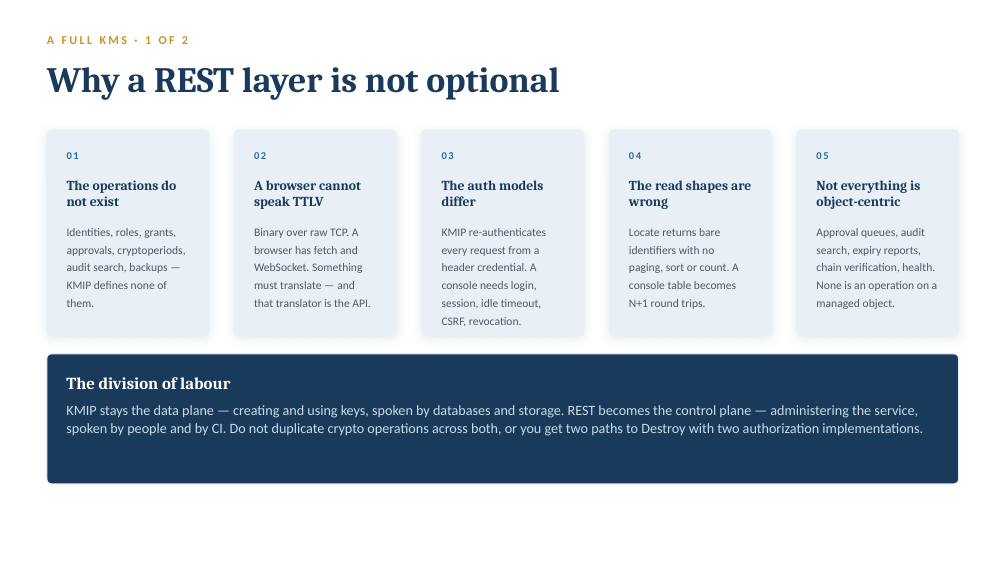
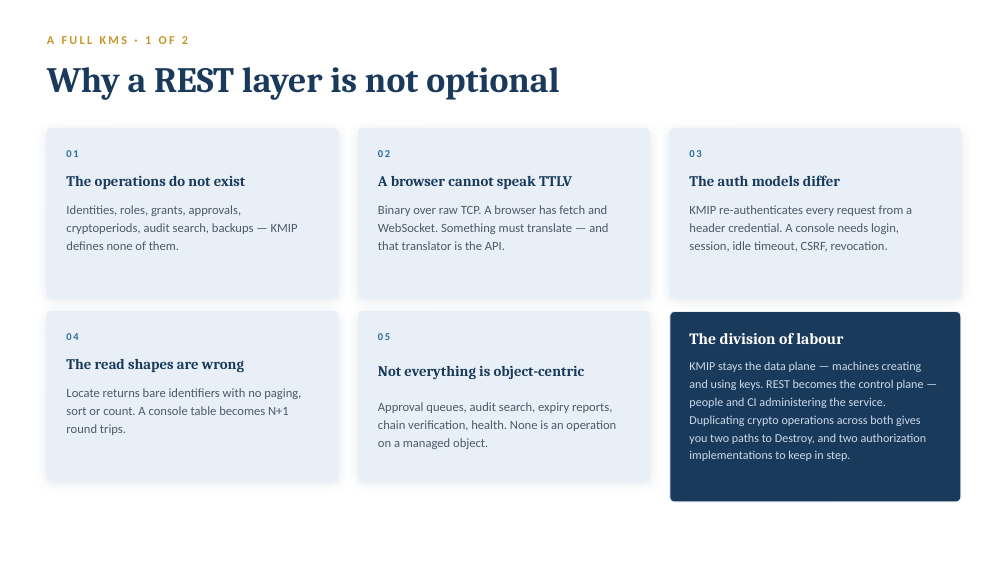
Before and after one commit to Gaillotte/Noida, a slide deck: slide 8 of KMIP_PKCS11_Overview_Deck.pptx. Drawn at 1008x567 pixels with LibreOffice and Linux fonts; fonts in the diff are those of the drawing. Boxes give left, top, right and bottom in pixels: in the first picture for what was removed or moved away, otherwise in the second. Text is boxed around its words. In the diff, an @@ line names an element or a change of style, - is before the commit and + after.

```diff
--- a/KMIP_PKCS11_Overview_Deck.pptx
+++ b/KMIP_PKCS11_Overview_Deck.pptx
@@ rounded rectangle: place and size @@
-rounded rectangle at (47, 130, 209, 336)
+rounded rectangle at (47, 129, 338, 298)
@@ rounded rectangle: place and size @@
-rounded rectangle at (234, 130, 396, 336)
+rounded rectangle at (358, 129, 650, 298)
@@ text "02": place and size @@
-text "02" at (254, 152, 266, 159)
+text "02" at (378, 150, 390, 157)
@@ rounded rectangle: place and size @@
-rounded rectangle at (422, 130, 584, 336)
+rounded rectangle at (670, 129, 961, 298)
@@ text "03": place and size @@
-text "03" at (442, 152, 454, 159)
+text "03" at (689, 150, 701, 157)
@@ text "A browser cannot speak TTLV": place and size @@
-text "A browser cannot speak TTLV" at (254, 180, 361, 209)
+text "A browser cannot speak TTLV" at (378, 176, 572, 189)
@@ text "The auth models differ": place and size @@
-text "The auth models differ" at (442, 180, 543, 206)
+text "The auth models differ" at (689, 175, 840, 186)
@@ text "Identities, roles, grants, approvals, cryptoperiods, ...": place and size @@
-text "Identities, roles, grants, approvals, cryptoperiods, ..." at (67, 228, 185, 307)
+text "Identities, roles, grants, approvals, cryptoperiods, ..." at (66, 205, 298, 250)
@@ text "Binary over raw TCP. A ...": place and size @@
-text "Binary over raw TCP. A ..." at (254, 228, 370, 307)
+text "Binary over raw TCP. A ..." at (378, 205, 608, 250)
@@ text "KMIP re-authenticates every request from ...": place and size @@
-text "KMIP re-authenticates every request from ..." at (442, 228, 546, 326)
+text "KMIP re-authenticates every request from ..." at (689, 205, 912, 251)
@@ rounded rectangle: place and size @@
-rounded rectangle at (609, 130, 771, 336)
+rounded rectangle at (47, 312, 338, 481)
@@ text "04": place and size @@
-text "04" at (629, 152, 641, 159)
+text "04" at (66, 333, 78, 340)
@@ proportions changed in 6 elements at (47, 129, 338, 298), (358, 129, 650, 298), (670, 312, 961, 502), (670, 129, 961, 298), (47, 312, 338, 481), (358, 312, 650, 481) @@
@@ rounded rectangle: place and size @@
-rounded rectangle at (797, 130, 959, 336)
+rounded rectangle at (358, 312, 650, 481)
@@ text "05": place and size @@
-text "05" at (816, 152, 828, 159)
+text "05" at (378, 333, 390, 340)
@@ rounded rectangle: place and size @@
-rounded rectangle at (47, 354, 959, 484)
+rounded rectangle at (670, 312, 961, 502)
@@ text "The division of labour": place and size @@
-text "The division of labour" at (66, 377, 230, 389)
+text "The division of labour" at (689, 333, 843, 344)
@@ text "The division of labour" at (689, 333, 843, 344): size 16 to 15 pt @@
@@ text "The read shapes are wrong": place and size @@
-text "The read shapes are wrong" at (629, 180, 751, 209)
+text "The read shapes are wrong" at (66, 359, 244, 373)
@@ size 13 to 14 pt in 5 elements at (66, 176, 245, 189), (378, 176, 572, 189), (689, 175, 840, 186), (66, 359, 244, 373), (378, 366, 585, 380) @@
@@ text "Not everything is object-centric": place and size @@
-text "Not everything is object-centric" at (816, 180, 920, 209)
+text "Not everything is object-centric" at (378, 366, 585, 380)
@@ text "Locate returns bare identifiers with ...": place and size @@
-text "Locate returns bare identifiers with ..." at (629, 228, 739, 309)
+text "Locate returns bare identifiers with ..." at (66, 388, 301, 435)
@@ text at (689, 361, 927, 461): text changed; size 13.5 to 11.5 pt @@
-KMIP stays the data plane — creating and using keys, spoken by databases and storage. REST becomes the control plane — administering the service, spoken by people and by CI. Do not duplicate crypto operations across both, or you get two paths to Destroy with two authorization implementations.
+KMIP stays the data plane — machines creating and using keys. REST becomes the control plane — people and CI administering the service. Duplicating crypto operations across both gives you two paths to Destroy, and two authorization implementations to keep in step.
@@ size 11 to 12 pt in 5 elements at (66, 205, 298, 250), (378, 205, 608, 250), (689, 205, 912, 251), (66, 388, 301, 435), (378, 402, 616, 449) @@
@@ text "Approval queues, audit search, expiry ...": place and size @@
-text "Approval queues, audit search, expiry ..." at (816, 228, 938, 309)
+text "Approval queues, audit search, expiry ..." at (378, 402, 616, 449)
```
Also in this commit, not shown: 8 other slides changed, 4 other files.
